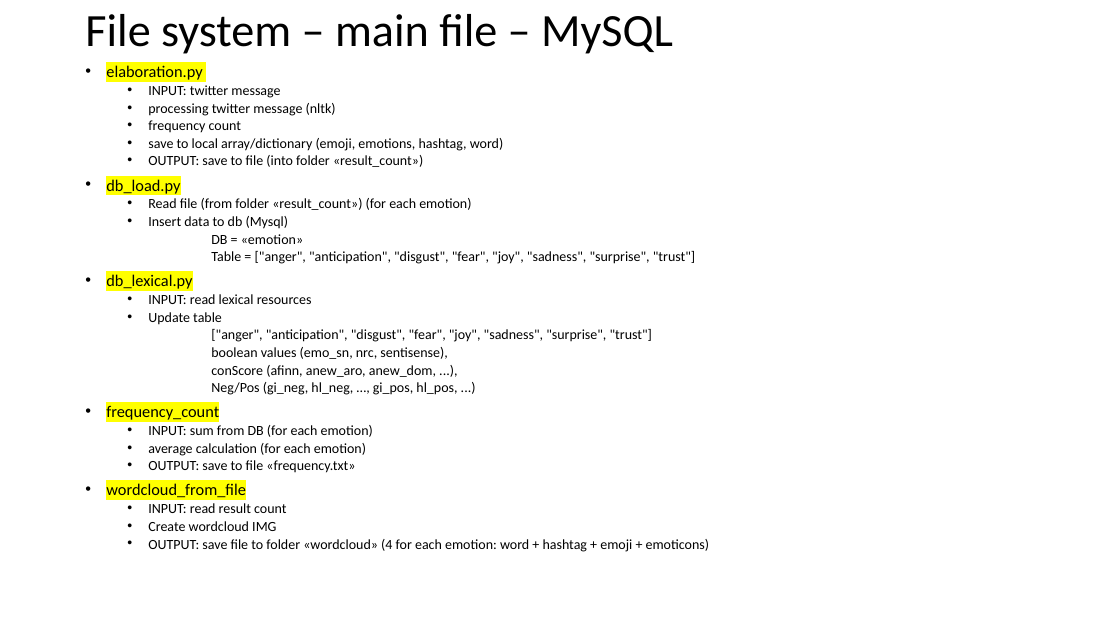
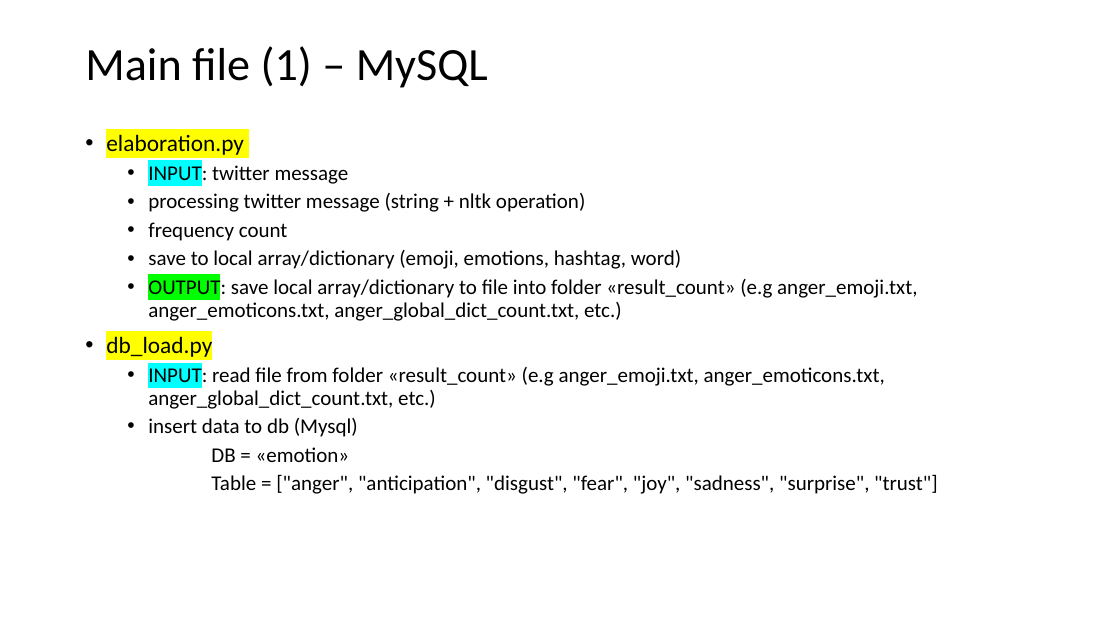
Before and after one commit to lucaMari94/mongodb-sentiment-analysis, a slide deck: slide 5 of silde/slide.pptx. Drawn at 1120x630 pixels with LibreOffice and Linux fonts; fonts in the diff are those of the drawing. Boxes give left, top, right and bottom in pixels: in the first picture for what was removed or moved away, otherwise in the second. Text is boxed around its words. In the diff, an @@ line names an element or a change of style, - is before the commit and + after.

Commit message:
slide wip

```diff
--- a/silde/slide.pptx
+++ b/silde/slide.pptx
@@ title at <box>85,46,488,88</box>: text changed @@
-File system – main file – MySQL
+Main file (1) – MySQL
@@ text "elaboration.py": place and size @@
-text "elaboration.py" at <box>106,65,710,552</box>
+text "elaboration.py" at <box>106,134,938,494</box>
@@ text at <box>106,134,938,494</box>: size 14 to 20 pt in "elaboration.py", "db_load.py"; size 12 to 18 pt in "INPUT: twitter message", "frequency count", "save to local array/dictionary (emoji, emotions, hashtag, ...", "DB = «emotion»" and 1 more places; highlight none to #00FFFF in "INPUT:"; line spacing 0.7 to 0.9 @@
@@ text at <box>148,193,585,212</box>: text changed; size 12 to 18 pt @@
-  • processing twitter message (nltk)
+  • processing twitter message (string + nltk operation)
@@ text at <box>106,274,710,552</box>: paragraphs removed @@
-• db_lexical.py
-  • INPUT: read lexical resources
-  • Update table
-  ["anger", "anticipation", "disgust", "fear", "joy", "sadness", "surprise", "trust"]
-  boolean values (emo_sn, nrc, sentisense),
-  conScore (afinn, anew_aro, anew_dom, ...),
-  Neg/Pos (gi_neg, hl_neg, …, gi_pos, hl_pos, ...)
-• frequency_count
-  • INPUT: sum from DB (for each emotion)
-  • average calculation (for each emotion)
-  • OUTPUT: save to file «frequency.txt»
-• wordcloud_from_file
-  • INPUT: read result count
-  • Create wordcloud IMG
-  • OUTPUT: save file to folder «wordcloud» (4 for each emotion: word + hashtag + emoji + emoticons)
@@ text at <box>148,276,917,321</box>: text changed; size 12 to 18 pt @@
-  • OUTPUT: save to file (into folder «result_count»)
+  • OUTPUT: save local array/dictionary to file into folder «result_count» (e.g anger_emoji.txt, anger_emoticons.txt, anger_global_dict_count.txt, etc.)
@@ text at <box>148,365,885,437</box>: text changed; size 12 to 18 pt @@
-  • Read file (from folder «result_count») (for each emotion)
-  • Insert data to db (Mysql)
+  • INPUT: read file from folder «result_count» (e.g anger_emoji.txt, anger_emoticons.txt, anger_global_dict_count.txt, etc.)
+  • insert data to db (Mysql)
```
Also in this commit, not shown: 1 other slide changed, 2 slides added, 1 slide removed, 5 other files.
